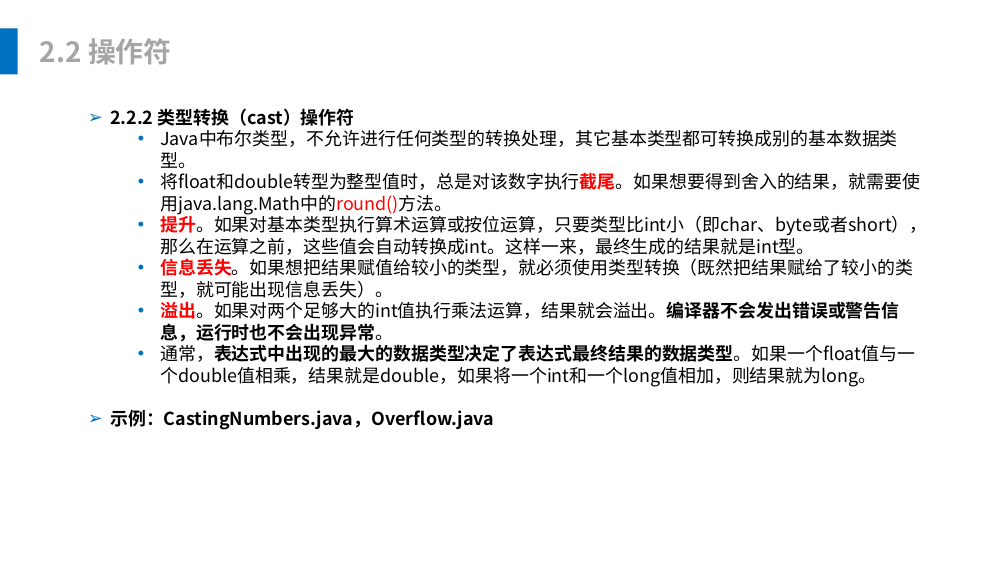
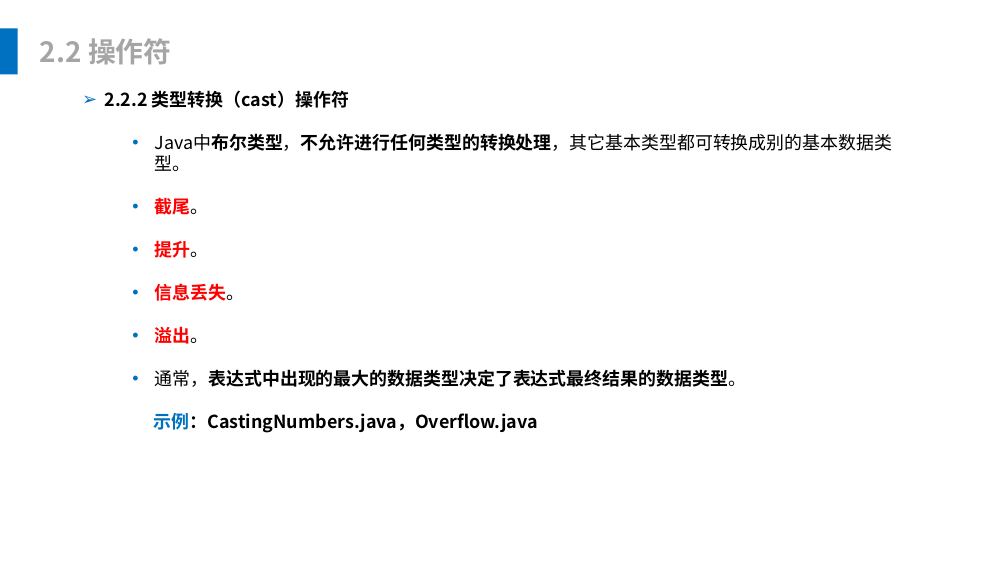
Before and after one commit to leonliu06/JavaTrainning, a slide deck: slide 12 of Java基础培训.pptx (slide 13 before the commit). Drawn at 1008x567 pixels with LibreOffice and Linux fonts; fonts in the diff are those of the drawing. Boxes give left, top, right and bottom in pixels: in the first picture for what was removed or moved away, otherwise in the second. Text is boxed around its words. In the diff, an @@ line names an element or a change of style, - is before the commit and + after.

```diff
--- a/Java基础培训.pptx
+++ b/Java基础培训.pptx
@@ text "2.2.2 类型转换（cast）操作符": place and size @@
-text "2.2.2 类型转换（cast）操作符" at [110, 108, 927, 430]
+text "2.2.2 类型转换（cast）操作符" at [105, 90, 893, 433]
@@ text at [154, 133, 893, 433]: bold on in "Java中布尔类型，不允许进行任何类型的转换处理，其它基本类型都可转换成别的基本数据类型。"; text colour #000000 to #0070C0 in "示例：CastingNumbers.java，Overflow.java"; bullet ➢ to none @@
@@ text at [155, 197, 746, 387]: text changed; bold on @@
-  • 将float和double转型为整型值时，总是对该数字执行截尾。如果想要得到舍入的结果，就需要使用java.lang.Math中的round()方法。
-  • 提升。如果对基本类型执行算术运算或按位运算，只要类型比int小（即char、byte或者short），那么在运算之前，这些值会自动转换成int。这样一来，最终生成的结果就是int型。
-  • 信息丢失。如果想把结果赋值给较小的类型，就必须使用类型转换（既然把结果赋给了较小的类型，就可能出现信息丢失）。
-  • 溢出。如果对两个足够大的int值执行乘法运算，结果就会溢出。编译器不会发出错误或警告信息，运行时也不会出现异常。
-  • 通常，表达式中出现的最大的数据类型决定了表达式最终结果的数据类型。如果一个float值与一个double值相乘，结果就是double，如果将一个int和一个long值相加，则结果就为long。
+  • 截尾。
+  • 提升。
+  • 信息丢失。
+  • 溢出。
+  • 通常，表达式中出现的最大的数据类型决定了表达式最终结果的数据类型。
```
Also in this commit, not shown: 54 other slides changed, 28 slides removed, 30 other files.
